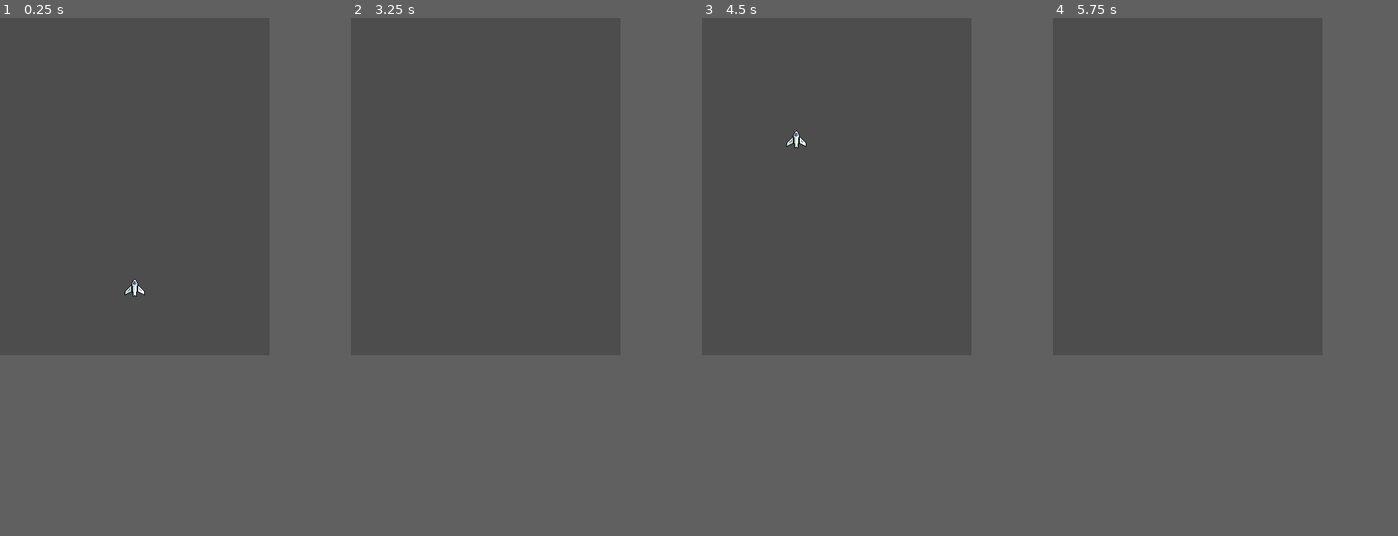
Above: before the commit, frames 1-4 (left to right).
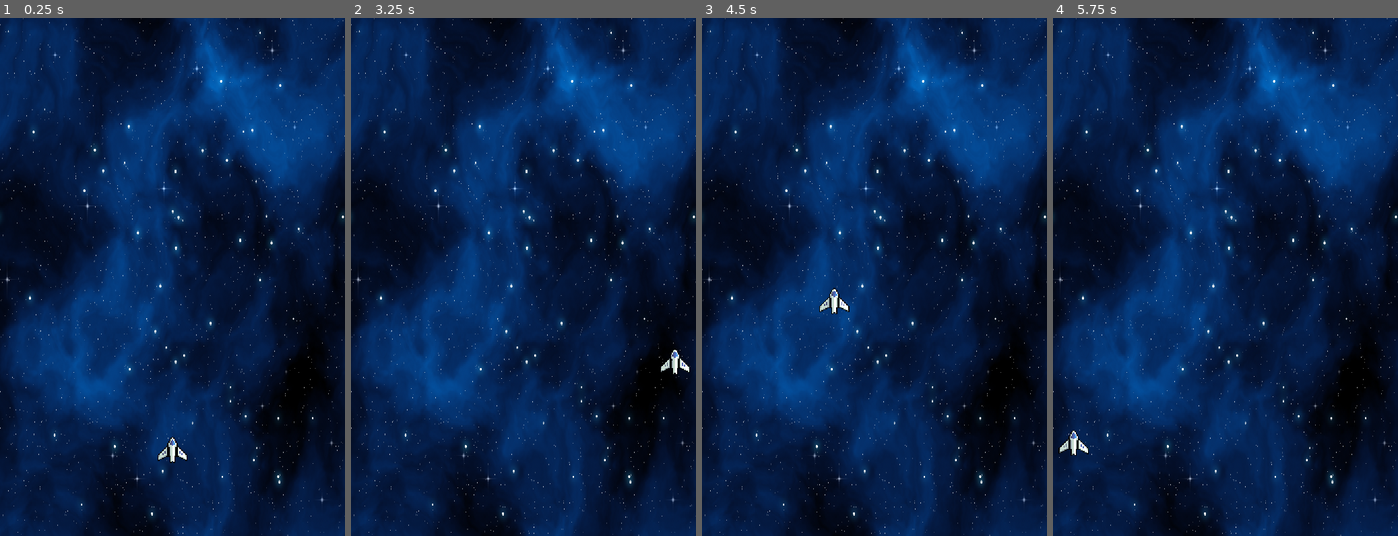
Above: after the commit, the same moments.

Repository: SiLanceP/ISCS-2DShootEmUp-Godot
Game: Godot game, scene res://scenes/main.tscn
Same seed, same stepped clock (60 frames per second), same inputs: the game is played once before the commit and once after it. The project has no main scene, so this scene is started directly.
Inputs:
- Up to frame 1 (0.25 s): no input
- Up to frame 2 (3.25 s): tap Enter at 0.5 s; hold D (right) 0.53-1.28 s; hold S (down) 1.28-2.03 s; tap R (reset) at 2 s; hold D (right) 2.03-2.78 s; hold W (up) from 2.78 s (still down)
- Up to frame 3 (4.5 s): release W (up) at 3.53 s; hold A (left) from 3.53 s (still down)
- Up to frame 4 (5.75 s): release A (left) at 5.03 s; hold S (down) from 5.03 s (still down)
In our replay, the window is 400x500 before the commit and 512x768 after it. These sizes can differ from the game's own. Grey fills any space a smaller window leaves; there, only what the larger window draws over its background counts as a difference.

The runs differ from the first frame. In frame 1, 95% of the frame differs, in the area x 0-100%, y 0-100%; in frame 2, 95%; in frame 3, 95%; in frame 4, 95%.

Commit message:
Add map scene, resize viewport, scale player
Increase viewport to 512x768 and add a new Map scene with a TextureRect background (Blue_Nebula_08-512x512). Main.tscn now instances the Map and the Spawn marker was moved to Vector2(256, 640). Player scene updated to enable texture_filter and scale the sprite to 1.5 to better fit the new background/resolution.

Diff:
--- a/2d-shoot-em-up/project.godot
+++ b/2d-shoot-em-up/project.godot
@@ -16,8 +16,8 @@
 
 [display]
 
-window/size/viewport_width=400
-window/size/viewport_height=500
+window/size/viewport_width=512
+window/size/viewport_height=768
 window/stretch/mode="canvas_items"
 
 [global_group]
--- a/2d-shoot-em-up/scenes/main.tscn
+++ b/2d-shoot-em-up/scenes/main.tscn
@@ -2,12 +2,15 @@
 
 [ext_resource type="Script" uid="uid://djagqasuwwewb" path="res://scripts/main.gd" id="1_o5qli"]
 [ext_resource type="PackedScene" uid="uid://66omatmnu4fj" path="res://scenes/player.tscn" id="2_0wfyh"]
+[ext_resource type="PackedScene" uid="uid://cblsgcj0r6mxw" path="res://scenes/map.tscn" id="2_sugp2"]
 
 [node name="Main" type="Node2D" unique_id=1915031727]
 script = ExtResource("1_o5qli")
+
+[node name="Map" parent="." unique_id=1324985299 instance=ExtResource("2_sugp2")]
 
 [node name="Player" parent="." unique_id=858924373 instance=ExtResource("2_0wfyh")]
 position = Vector2(304, 216)
 
 [node name="Spawn" type="Marker2D" parent="." unique_id=1937915677]
-position = Vector2(200, 400)
+position = Vector2(256, 640)
--- /dev/null
+++ b/2d-shoot-em-up/scenes/map.tscn
@@ -0,0 +1,12 @@
+[gd_scene format=3 uid="uid://cblsgcj0r6mxw"]
+
+[ext_resource type="Texture2D" uid="uid://doqcxd58giuhv" path="res://assets/SBS - Seamless Space Backgrounds - Small 512x512/Small 512x512/Blue Nebula/Blue_Nebula_08-512x512.png" id="1_4xfga"]
+
+[node name="Map" type="Node2D" unique_id=1324985299]
+
+[node name="Background" type="TextureRect" parent="." unique_id=57209460]
+texture_filter = 1
+offset_right = 512.0
+offset_bottom = 768.0
+texture = ExtResource("1_4xfga")
+expand_mode = 1
--- a/2d-shoot-em-up/scenes/player.tscn
+++ b/2d-shoot-em-up/scenes/player.tscn
@@ -4,6 +4,8 @@
 [ext_resource type="Texture2D" uid="uid://bn0dtq1xlsngs" path="res://assets/Foozle_2DS0011_Void_MainShip/Foozle_2DS0011_Void_MainShip/Main Ship/Main Ship - Bases/PNGs/Main Ship - Base - Full health.png" id="2_qhqgy"]
 
 [node name="Player" type="CharacterBody2D" unique_id=858924373 groups=["player"]]
+texture_filter = 1
+scale = Vector2(1.5, 1.5)
 motion_mode = 1
 script = ExtResource("1_g2els")
 
